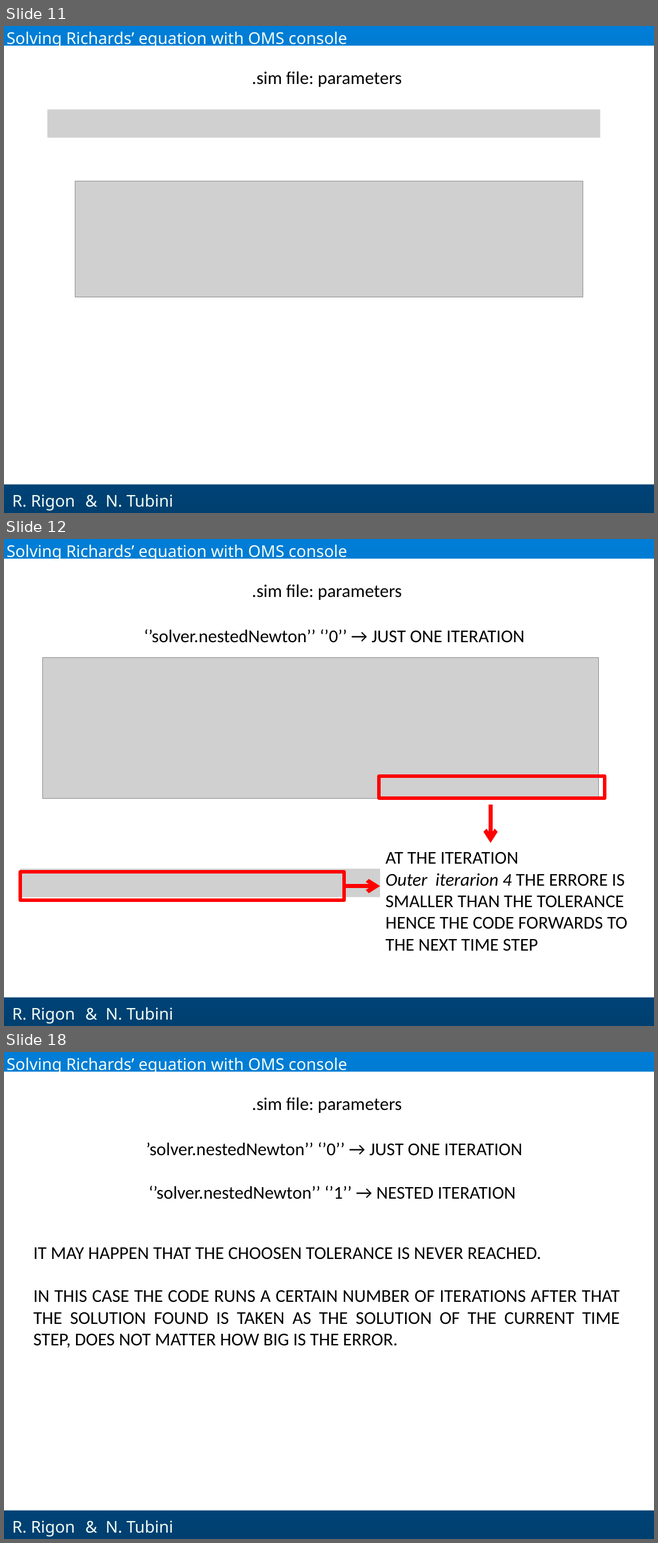
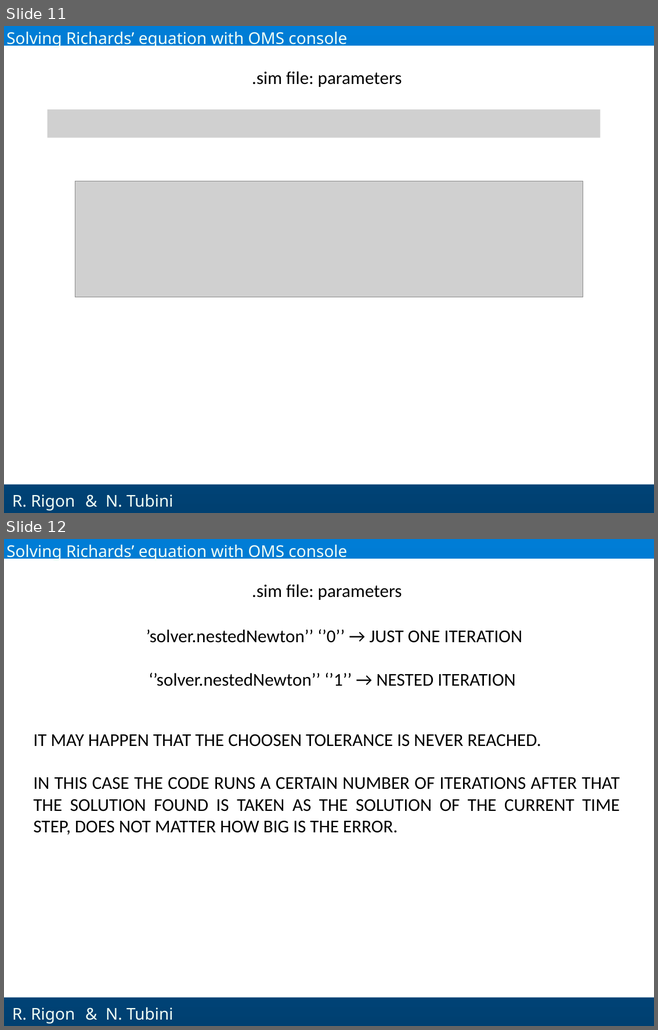
Before and after one commit to GEOframeOMSProjects/OMS_Project_Richards1D, a slide deck: Materials/Richards_English.pptx. Shown one above the other, each under a label of ours: slides 11, 12 and 18 before the commit, slides 11 and 12 after it; the slides between them are not shown. The pictures are 658x1543 and 658x1030 pixels, drawn with LibreOffice and Linux fonts; fonts in the diff are those of the drawing; grey boxes stand for pictures; background and template pictures are left out. Boxes give left, top, right and bottom in pixels: in the first picture for what was removed or moved away, otherwise in the second. Text is boxed around its words. In the diff, an @@ line names an element or a change of style, - is before the commit and + after.

```diff
--- a/Materials/Richards_English.pptx
+++ b/Materials/Richards_English.pptx
@@ slide 12 removed at (4,539,654,1026), background gradient #007DD6 to #004071; not listed: 2 template elements that a slide beside it also shows @@
@@ text removed at (6,544,347,561) @@
-Solving Richards’ equation with OMS console
@@ text removed at (252,584,402,600) @@
-.sim file: parameters
@@ text removed at (144,629,524,643) @@
-‘’solver.nestedNewton’’ ‘’0’’ → JUST ONE ITERATION
@@ picture removed at (43,657,598,798) @@
@@ rectangle removed at (379,776,604,798) @@
@@ arrow removed from (491, 805) to (491, 843) @@
@@ picture removed at (20,869,379,897) @@
@@ text removed at (385,852,627,951) @@
-AT THE ITERATION Outer iterarion 4 THE ERRORE IS SMALLER THAN THE TOLERANCE HENCE THE CODE FORWARDS TO THE NEXT TIME STEP
@@ rectangle removed at (20,873,344,901) @@
@@ arrow removed from (344, 886) to (379, 886) @@
@@ text removed at (106,1007,173,1020) @@
-& N. Tubini
@@ what was slide 18 is now slide 12 @@
```
Also in this commit, not shown: 3 slides changed, 9 other slides removed.
